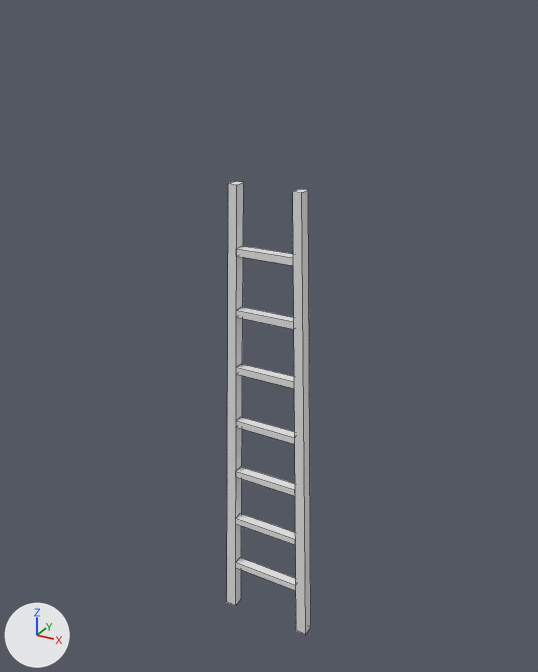
An edit to the FBX model Assets/Meshes/PROPS/SM_Ladder_01.fbx, drawn before and after from the same camera.
Rendered twice from a camera (50 mm lens) standing at (1.29, -2.33, 2.59) and looking at (-0.02, 0.05, 1.39). Lighting does not change. The marker at lower left points along +X, +Y and +Z. Mesh edges are drawn as thin lines. Where no turn or scale is listed for an object, it has been applied to the vertices.

Objects in the first picture: 'SM_Ladder_01'.
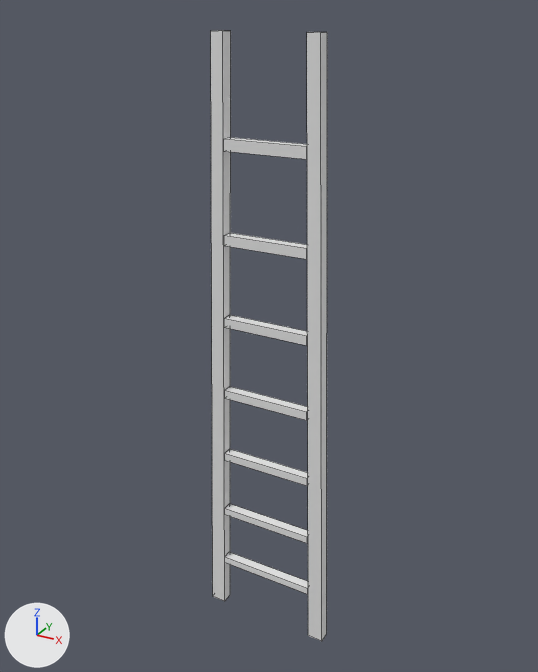
The change, as a list of edits to the scene's bpy script:
```text
Change me_mesh:
    where me_mesh.from_pydata(...)  # 72 vertices, 54 faces; spans x -0.21..0.21, y -0.03..0.03, z 0.0..2.0
    used by ob_sm_ladder_01; location = (0.0, 0.0, 0.0)
    me_mesh part 1: the loose piece of 8 vertices spanning x 0.11..0.21, y -0.03..0.03, z 0.0..2.0 is scaled about the mesh origin by (1.38, 1, 1.26)
    me_mesh part 2: the loose piece of 8 vertices spanning x -0.12..0.12, y -0.02..0.02, z 1.73..1.76 is scaled about its middle by (1.38, 1, 1.45), then moved by (0.0, 0.0, 0.39)
    me_mesh part 3: the loose piece of 8 vertices spanning x -0.21..-0.11, y -0.03..0.03, z 0.0..2.0 is scaled about the mesh origin by (1.38, 1, 1.26)
    me_mesh part 4: the loose piece of 8 vertices spanning x -0.13..0.13, y -0.02..0.02, z 1.48..1.51 is scaled about its middle by (1.38, 1, 1.39), then moved by (0.0, 0.0, 0.29)
    me_mesh part 5: the loose piece of 8 vertices spanning x -0.13..0.13, y -0.02..0.02, z 1.23..1.26 is scaled about its middle by (1.38, 1, 1.32), then moved by (0.0, 0.0, 0.2)
    me_mesh part 6: the loose piece of 8 vertices spanning x -0.14..0.14, y -0.02..0.02, z 0.98..1.01 is scaled about its middle by (1.38, 1, 1.26), then moved by (0.0, 0.0, 0.13)
    me_mesh part 7: the loose piece of 8 vertices spanning x -0.14..0.14, y -0.02..0.02, z 0.73..0.76 is scaled about its middle by (1.38, 1, 1.19), then moved by (0.0, 0.0, 0.07)
    me_mesh part 8: the loose piece of 8 vertices spanning x -0.15..0.15, y -0.02..0.02, z 0.48..0.51 is scaled about its middle by (1.38, 1, 1.13), then moved by (0.0, 0.0, 0.03)
    me_mesh part 9: the loose piece of 8 vertices spanning x -0.15..0.15, y -0.02..0.02, z 0.23..0.26 is scaled about the mesh origin by (1.38, 1, 1.06)
```

Boxes (x1, y1, x2, y2) around the edits, measured in the pictures (538 x 672 px; the box of a moved part takes in the faces that stretch with it):
'SM_Ladder_01', reshaped (38% wider, 35% taller): before (227, 181, 311, 635); after (211, 30, 327, 641)
part 1 of me_mesh, moved or reshaped: before (293, 189, 311, 635); after (307, 32, 327, 641)
part 2 of me_mesh, moved or reshaped: before (236, 246, 293, 266); after (224, 137, 307, 159)
part 3 of me_mesh, moved or reshaped: before (227, 181, 244, 606); after (211, 30, 231, 601)
part 4 of me_mesh, moved or reshaped: before (236, 307, 294, 329); after (224, 233, 307, 259)
part 5 of me_mesh, moved or reshaped: before (236, 364, 294, 389); after (224, 315, 307, 346)
part 6 of me_mesh, moved or reshaped: before (236, 417, 295, 444); after (225, 386, 308, 420)
part 7 of me_mesh, moved or reshaped: before (236, 467, 295, 496); after (225, 449, 308, 486)
part 8 of me_mesh, moved or reshaped: before (236, 513, 295, 545); after (225, 504, 308, 543)
part 9 of me_mesh, moved or reshaped: before (236, 558, 296, 591); after (225, 552, 308, 594)
